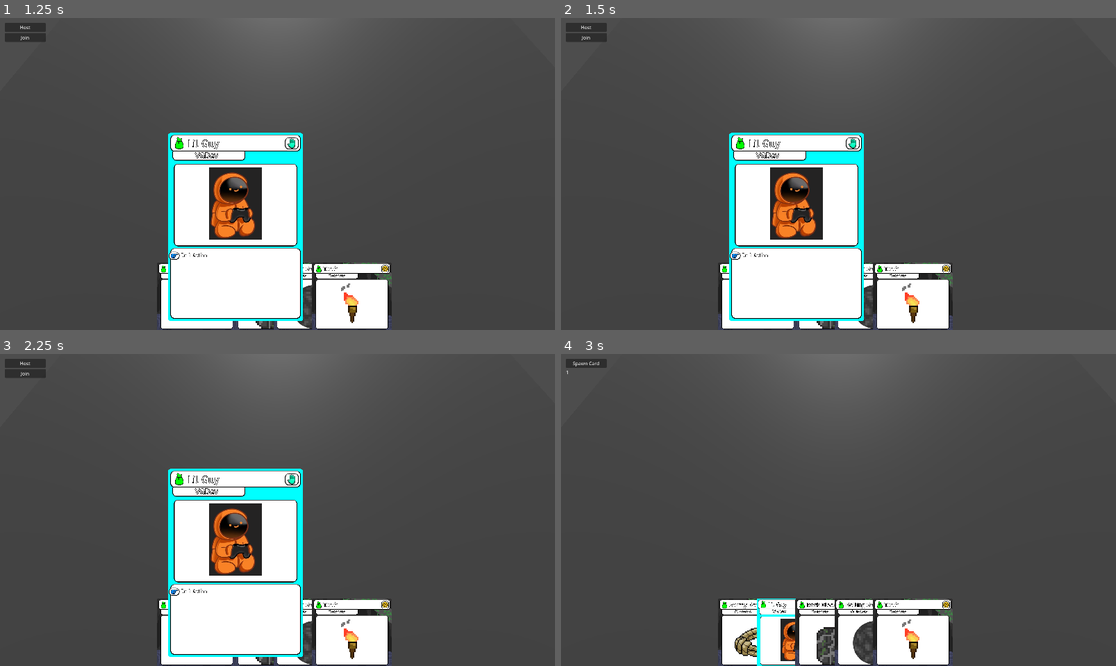
Above: before the commit, frames 1-4 (two rows, left to right).
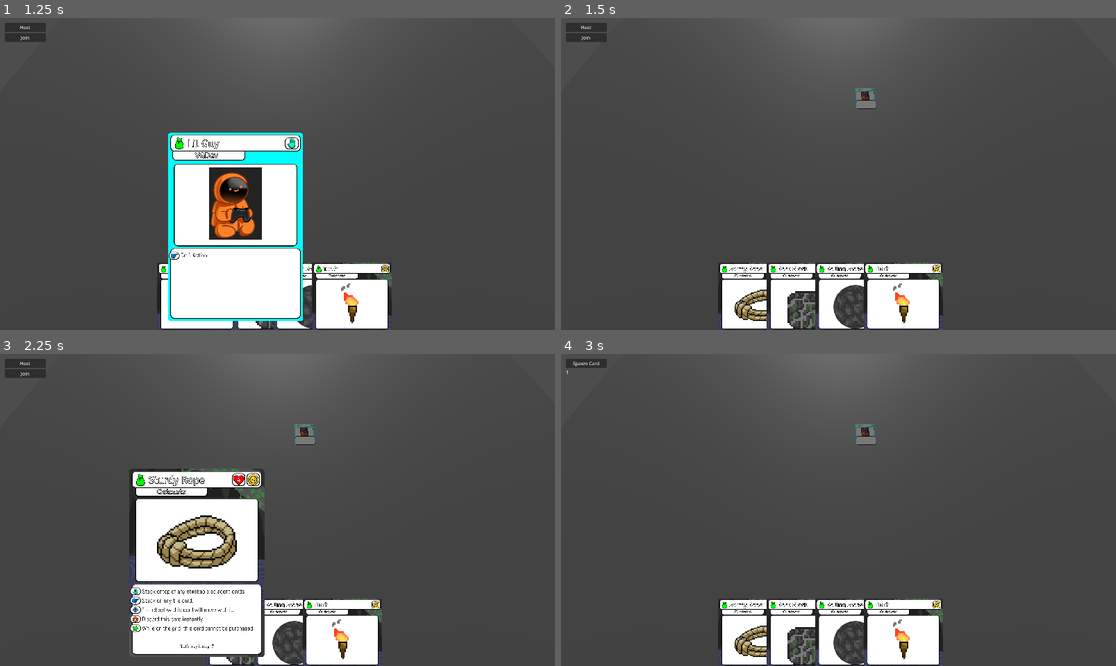
Above: after the commit, the same moments.

Repository: Maurdeer/VGDimensions
Game: Godot game, scene res://_scenes/main.tscn
Two runs of this game, one before a commit and one after it. Both use one fixed random seed, a clock stepped at 60 frames per second and the inputs below.
Inputs (mouse positions are in pixels of both pictures, inside the frame that each line leads up to):
- Up to frame 1 (1.25 s): click (194, 317) at 0.52 s
- Up to frame 2 (1.5 s): click (755, 317) at 1.27 s
- Up to frame 3 (2.25 s): click (194, 653) at 2.02 s
- Up to frame 4 (3 s): click "Host" at 2.75 s

Frame 1 is identical in both runs. In frame 2, 14% of the frame differs, in the area x 30-71%, y 22-100%; in frame 3, 15%, in the area x 23-71%, y 22-100%; in frame 4, 4.1%.

Commit message:
Godot time

Diff:
--- a/_scenes/card.tscn
+++ b/_scenes/card.tscn
@@ -26,9 +26,10 @@
 properties/1/spawn = true
 properties/1/replication_mode = 1
 
-[node name="Card" type="Area3D"]
+[node name="Card" type="Area3D" node_paths=PackedStringArray("_front_face")]
 transform = Transform3D(-1, -1.67038e-22, 1.31134e-07, 1.31134e-07, -1.91069e-15, 1, 0, 1, 1.91069e-15, 0, 0, 0)
 script = ExtResource("1_ajdvn")
+_front_face = NodePath("front_quad")
 
 [node name="CollisionShape3D" type="CollisionShape3D" parent="."]
 transform = Transform3D(1.24, 0, 0, 0, 1.795, 4.44089e-16, 0, 7.10543e-15, 0.14, 0, 0, 0)
--- a/_scenes/ui/card_ui.tscn
+++ b/_scenes/ui/card_ui.tscn
@@ -233,3 +233,4 @@
 [connection signal="mouse_exited" from="." to="." method="_on_mouse_exited"]
 [connection signal="mouse_entered" from="Control/TextureButton" to="." method="_on_texture_button_mouse_entered"]
 [connection signal="mouse_exited" from="Control/TextureButton" to="." method="_on_texture_button_mouse_exited"]
+[connection signal="pressed" from="Control/TextureButton" to="." method="_on_texture_button_pressed"]
--- a/_scripts/card_board.gd
+++ b/_scripts/card_board.gd
@@ -6,10 +6,10 @@
 @export var card_res: Card
 
 # Predetermined Utilities
-@onready var _front_face: MeshInstance3D = $front_quad
+@export var _front_face: MeshInstance3D
 
 func _init(p_card_res: Card = null) -> void:
 	card_res = p_card_res
 
 func _on_place() -> void:
-	pass
+	_front_face.get_active_material(0).albedo_texture = card_res.card_art
--- a/_scripts/ui/card_ui.gd
+++ b/_scripts/ui/card_ui.gd
@@ -24,3 +24,7 @@
 
 func _on_texture_button_mouse_exited() -> void:
 	_return_size()
+
+func _on_texture_button_pressed() -> void:
+	CardManager.Instance.rpc("spawn_new_card", {"card_res" : card_res})
+	queue_free()
--- a/card_manager.gd
+++ b/card_manager.gd
@@ -10,22 +10,42 @@
 	if !multiplayer.is_server(): return
 	if spawnable_card_3D_scene:
 		# Recall getting the data form local or remote
+		# ====This is the syntax for determining the difference====
 		var card_res: Card
 		if data["card_res"] is Card:
 			card_res = data["card_res"]
 		elif data["card_res"] is EncodedObjectAsID:
 			card_res = instance_from_id(data["card_res"].object_id)
+		#==========================================================
 		var node: Node = spawner.spawn([multiplayer.get_remote_sender_id(), card_res])
 
 func _ready() -> void:
 	# Logic of setting what happens on calling spawn
 	#spawner.add_spawnable_scene(spawnable_card_3D_scene.resource_path)
 	spawner.spawn_function = func(data):
-		print("Attempting to spawn")
 		var card_instance = spawnable_card_3D_scene.instantiate()
-		(card_instance as CardBoard).card_res = data[1]
+
+		# ====This is the syntax for determining the difference====
+		# Reason its here too: When the object spawns it will use this function on every peer, thus
+		# the current peer that calls this will have the local data but everyone else will get it encodded, so
+		# we have to decode it still.
+		var card_res: Card
+		if data[1] is Card:
+			# Local Call
+			card_res = data[1]
+		elif data[1] is EncodedObjectAsID:
+			# Decode Remote Encoded Object
+			card_res = instance_from_id(data[1].object_id)
+		#==========================================================
+		print("ID: %s Spawns %s in client %s. Original data was type: %s" % [data[0], card_res, multiplayer.get_unique_id(), data[1]])
+		card_instance.set_multiplayer_authority(data[0])
+		if (card_instance as CardBoard).card_res:
+			(card_instance as CardBoard).card_res.card_art = card_res.card_art
+		else:
+			(card_instance as CardBoard).card_res = card_res
+
 		(card_instance as CardBoard)._on_place()
-		card_instance.set_multiplayer_authority(data[0])
+
 		return card_instance
 
 func _enter_tree() -> void:
